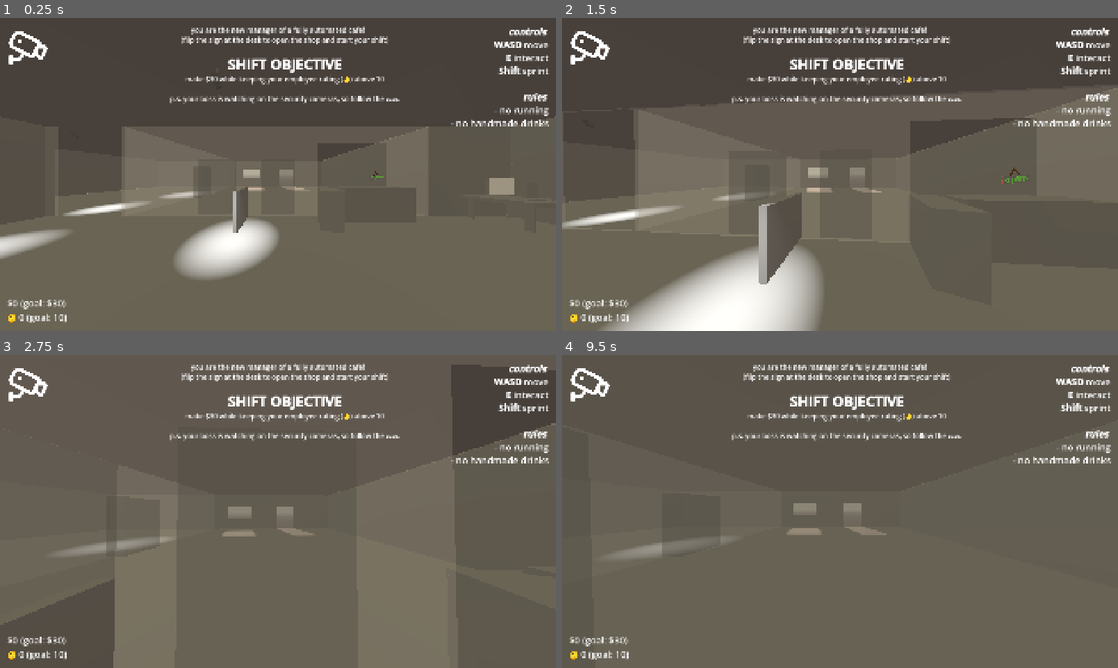
Above: before the commit, frames 1-4 (two rows, left to right).
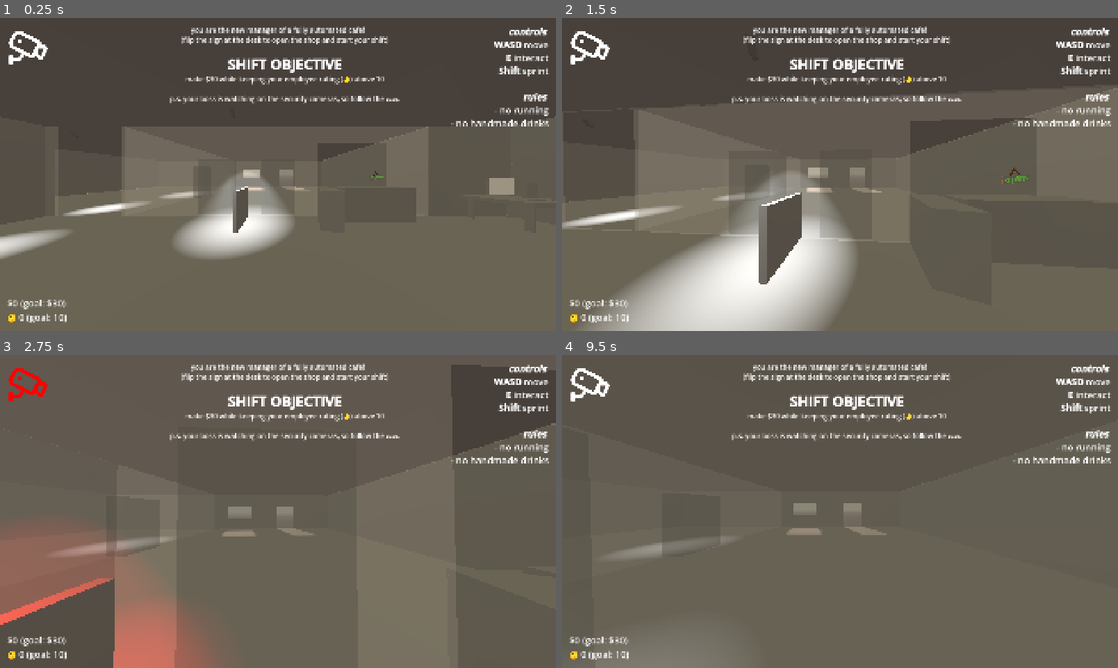
Above: after the commit, the same moments.

Repository: Sunday-Studio-Team/cafe
Game: Godot game, scene res://main.tscn
The game is run twice, just before and just after one commit, with the same random seed, the same clock (stepped at 60 frames per second) and the same inputs.
Inputs (mouse positions are in pixels of both pictures, inside the frame that each line leads up to):
- Up to frame 1 (0.25 s): no input
- Up to frame 2 (1.5 s): move the mouse to (867, 174) at 0.52 s; hold E (interact) 0.53-1.28 s; hold W (move_forward) from 0.53 s (still down); move the mouse to (812, 174) at 1.27 s; tap Shift (sprint) at 1.35 s
- Up to frame 3 (2.75 s): keep holding W (move_forward); move the mouse to (289, 505) at 2.02 s; tap I at 2.1 s
- Up to frame 4 (9.5 s): move the mouse to (834, 517) at 2.77 s; tap E (interact) at 2.85, 7.35 s; tap Enter at 3.5, 5, 7.25 s; move the mouse to (878, 514) at 3.52 s; hold Shift (sprint) 3.53-4.28 s; tap Space at 4.25, 5.75, 8 s; move the mouse to (795, 508) at 4.27 s; tap I at 4.35, 6.6, 8.85 s; move the mouse to (845, 511) at 5.02 s; hold E (interact) 5.03-5.78 s; move the mouse to (817, 505) at 5.77 s; release W (move_forward) at 5.78 s; hold D (move_right) 5.78-6.53 s; tap Shift (sprint) at 5.85 s; move the mouse to (867, 511) at 6.52 s; hold W (move_forward) 6.53-8.78 s; move the mouse to (812, 511) at 7.27 s; move the mouse to (851, 505) at 8.02 s; hold Shift (sprint) 8.03-8.78 s; move the mouse to (834, 517) at 8.77 s; hold A (move_left) from 8.78 s (still down)

The runs differ from the first frame. In frame 1, 3.9% of the frame differs, in the area x 31-53%, y 49-84%; in frame 2, 9.3%, in the area x 3-53%, y 49-100%; in frame 3, 8.6%; in frame 4, 0.4%.

Commit message:
fix middle + right machine safespots

Diff:
--- a/godot/main.tscn
+++ b/godot/main.tscn
@@ -194,8 +194,11 @@
 rotation_pause_length = 4.0
 
 [node name="SecurityCam2" parent="." unique_id=245896451 instance=ExtResource("12_dg77c")]
-transform = Transform3D(1, 0, 0, 0, 1, 0, 0, 0, 1, -0.88471025, 2.6719248, 6.382108)
+transform = Transform3D(1, 0, 0, 0, 1, 0, 0, 0, 1, -0.9847103, 2.6719248, 5.5821085)
 rotation_time = 6.0
+
+[node name="SpotLight3D" parent="SecurityCam2" index="0" unique_id=1348601655]
+spot_angle = 30.0
 
 [node name="SecurityCam3" parent="." unique_id=1837350934 instance=ExtResource("12_dg77c")]
 transform = Transform3D(0.70710677, 0, -0.70710677, 0, 1, 0, 0.70710677, 0, 0.70710677, -5.8847103, 2.6719248, 6.8821087)
@@ -426,4 +429,5 @@
 size = Vector2i(2, 2)
 render_target_update_mode = 0
 
+[editable path="SecurityCam2"]
 [editable path="SecurityCam4"]
Not shown, changed: godot/todo.md
